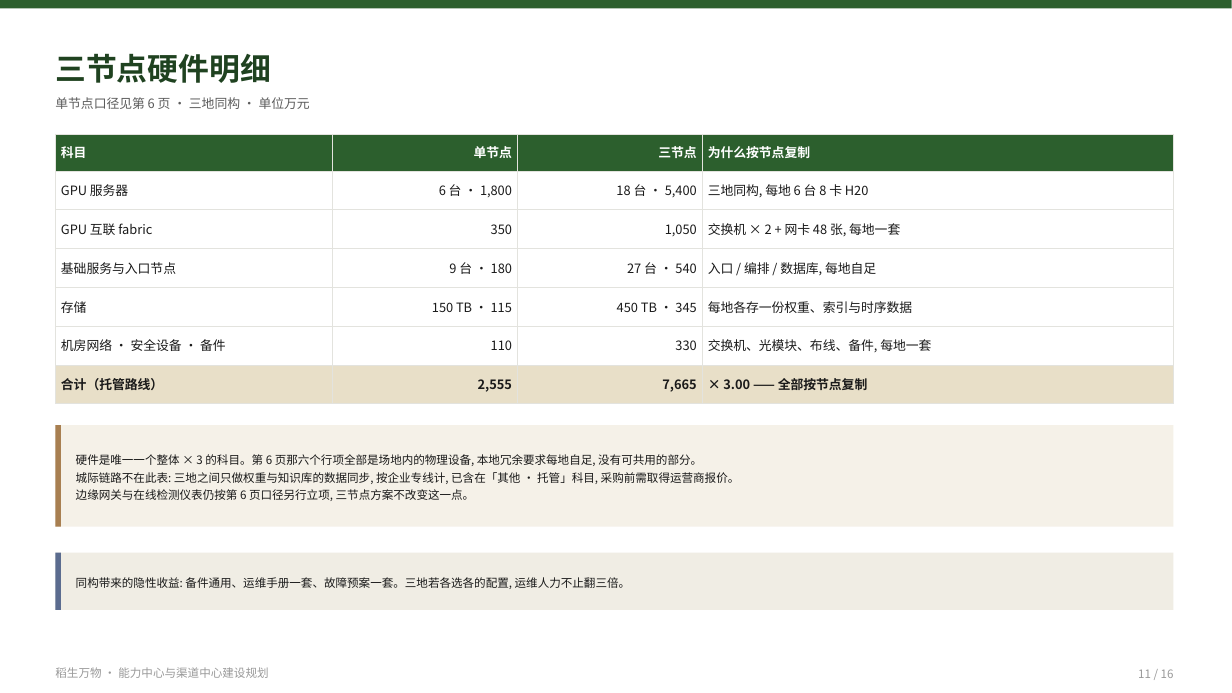
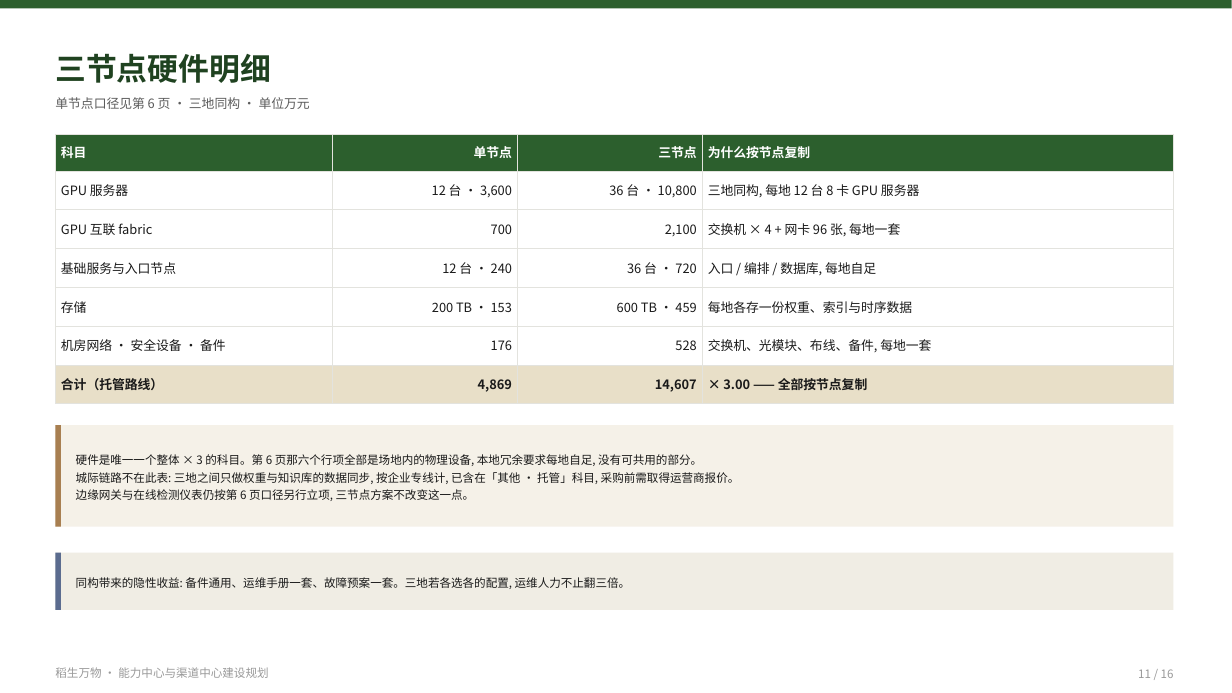
Before and after one commit to jinichen/catfish, a slide deck: slide 11 of projects/daosheng/docs/daosheng-nlzx-v2.budget-appendix-3nodes.pptx. Drawn at 1232x693 pixels with LibreOffice and Linux fonts; fonts in the diff are those of the drawing. Boxes give left, top, right and bottom in pixels: in the first picture for what was removed or moved away, otherwise in the second. Text is boxed around its words. In the diff, an @@ line names an element or a change of style, - is before the commit and + after.

```diff
--- a/projects/daosheng/docs/daosheng-nlzx-v2.budget-appendix-3nodes.pptx
+++ b/projects/daosheng/docs/daosheng-nlzx-v2.budget-appendix-3nodes.pptx
@@ table at bbox=[55, 134, 1174, 404] @@
-row 2: GPU 服务器 | 6 台 · 1,800 | 18 台 · 5,400 | 三地同构, 每地 6 台 8 卡 H20
+row 2: GPU 服务器 | 12 台 · 3,600 | 36 台 · 10,800 | 三地同构, 每地 12 台 8 卡 GPU 服务器
-row 3: GPU 互联 fabric | 350 | 1,050 | 交换机 × 2 + 网卡 48 张, 每地一套
+row 3: GPU 互联 fabric | 700 | 2,100 | 交换机 × 4 + 网卡 96 张, 每地一套
-row 4, column 2: 9 台 · 180
+row 4, column 2: 12 台 · 240
-row 4, column 3: 27 台 · 540
+row 4, column 3: 36 台 · 720
-row 5, column 2: 150 TB · 115
+row 5, column 2: 200 TB · 153
-row 5, column 3: 450 TB · 345
+row 5, column 3: 600 TB · 459
-row 6, column 2: 110
+row 6, column 2: 176
-row 6, column 3: 330
+row 6, column 3: 528
-row 7, column 2: 2,555
+row 7, column 2: 4,869
-row 7, column 3: 7,665
+row 7, column 3: 14,607
```
Also in this commit, not shown: 12 other slides changed, 1 other file.
